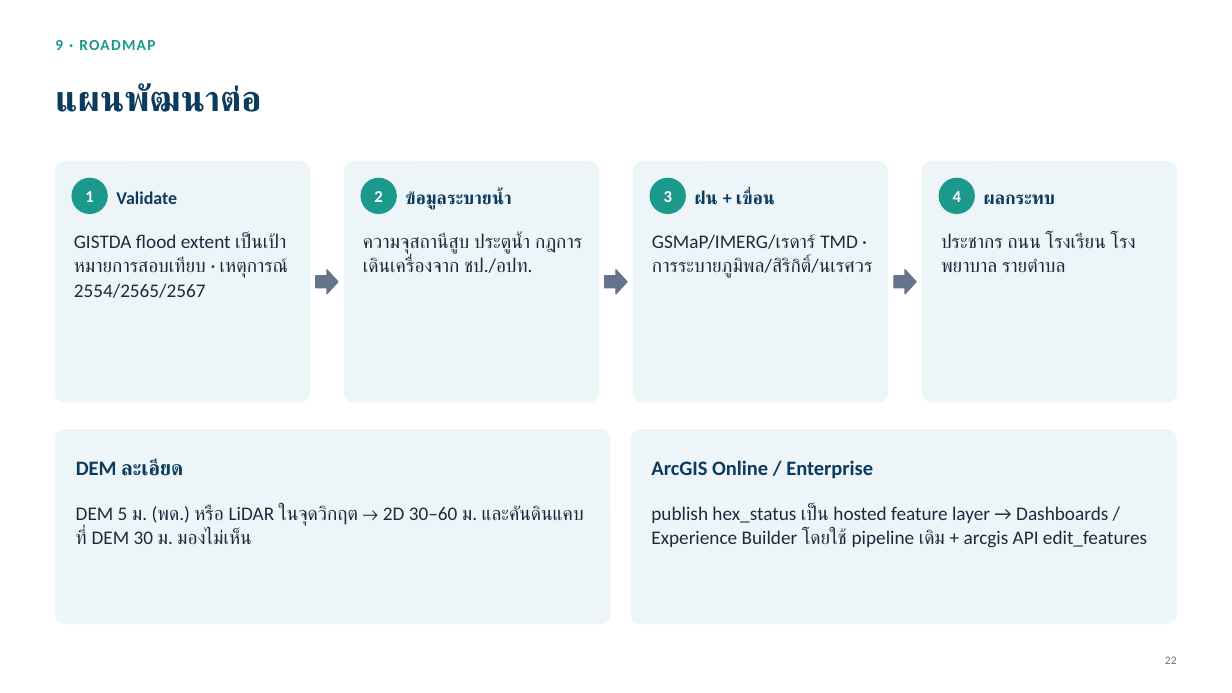
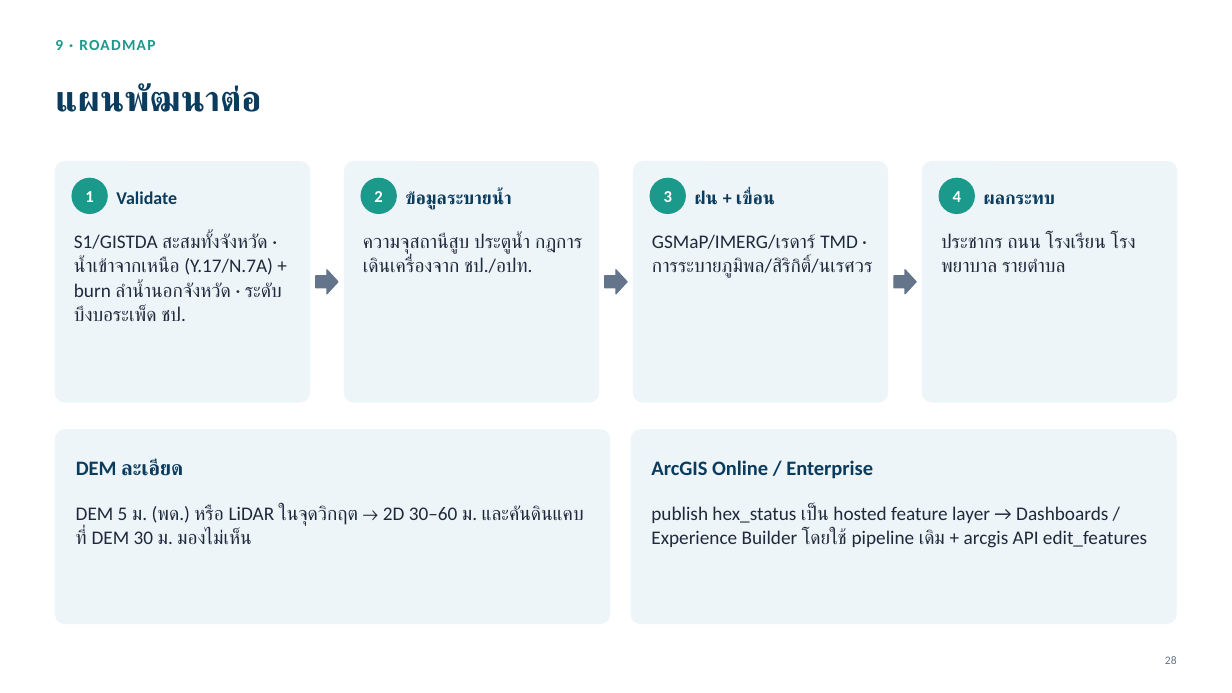
Before and after one commit to att-geo/nakhonsawan-flood, a slide deck: slide 28 of docs/report/NakhonSawanFlood_ทีมเทคนิค_GIS_อุทกวิทยา.pptx (slide 22 before the commit). Drawn at 1232x693 pixels with LibreOffice and Linux fonts; fonts in the diff are those of the drawing. Boxes give left, top, right and bottom in pixels: in the first picture for what was removed or moved away, otherwise in the second. Text is boxed around its words. In the diff, an @@ line names an element or a change of style, - is before the commit and + after.

```diff
--- a/docs/report/NakhonSawanFlood_ทีมเทคนิค_GIS_อุทกวิทยา.pptx
+++ b/docs/report/NakhonSawanFlood_ทีมเทคนิค_GIS_อุทกวิทยา.pptx
@@ text at (74,233,282,321): text changed @@
-GISTDA flood extent เป็นเป้าหมายการสอบเทียบ · เหตุการณ์ 2554/2565/2567
+S1/GISTDA สะสมทั้งจังหวัด · น้ำเข้าจากเหนือ (Y.17/N.7A) + burn ลำน้ำนอกจังหวัด · ระดับบึงบอระเพ็ด ชป.
@@ page number at (1165,656,1177,664): text changed @@
-22
+28
```
Also in this commit, not shown: 9 other slides changed, 6 slides added, 3 other files.
